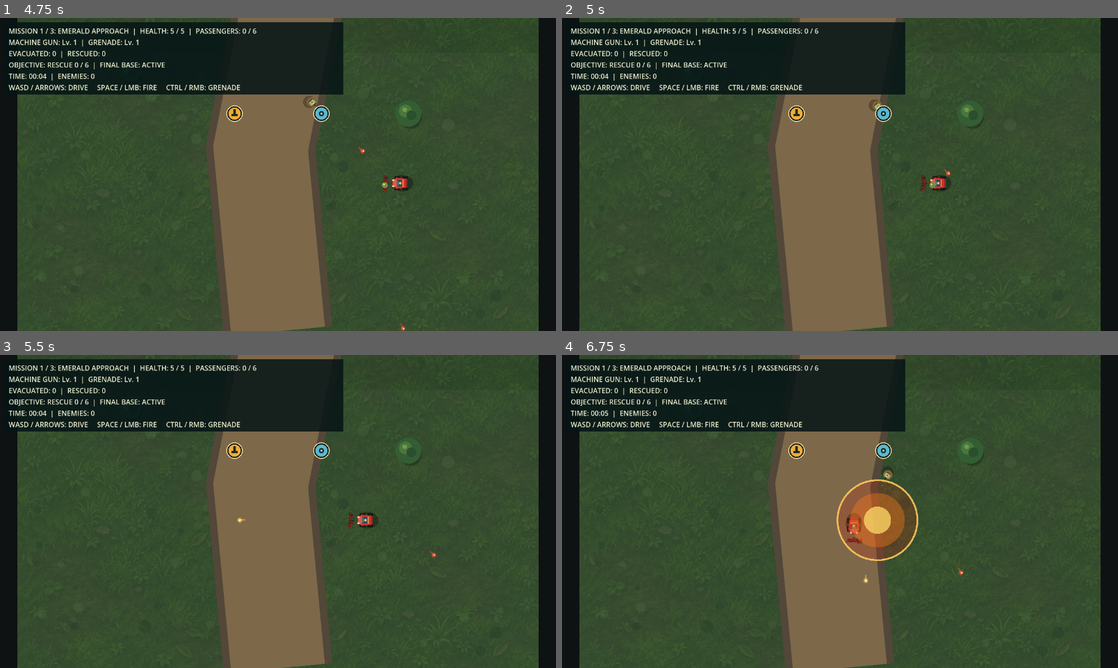
Above: before the commit, frames 1-4 (two rows, left to right).
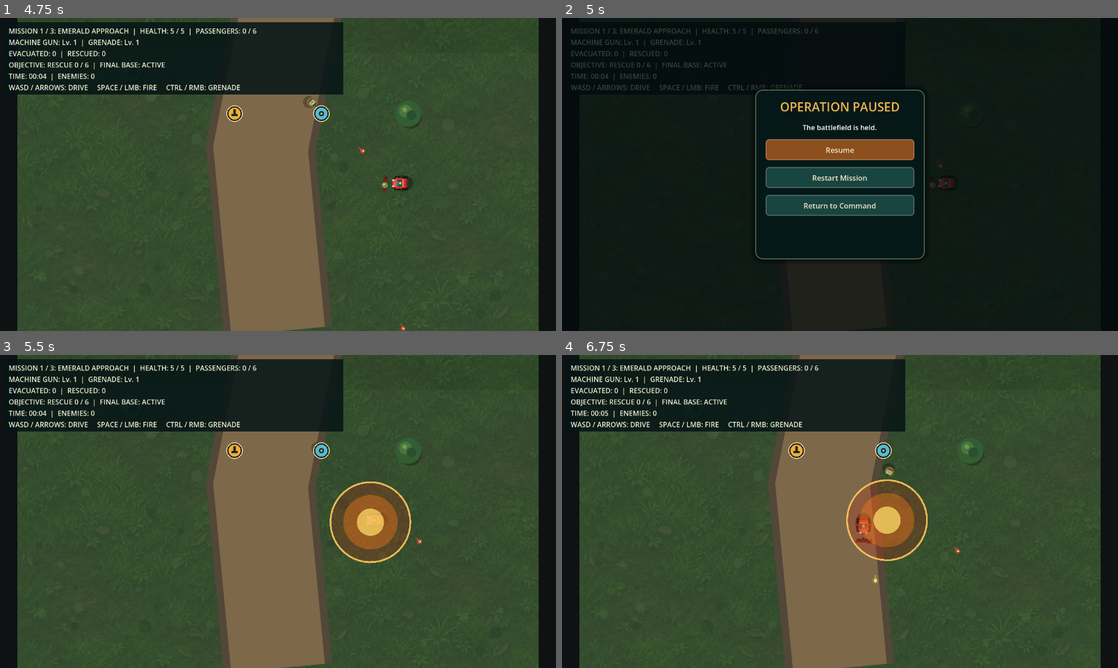
Above: after the commit, the same moments.

Repository: Brolton/Jackal-Squad
Game: Godot game, scene res://scenes/main.tscn
Two runs of this game, one before a commit and one after it. Both use one fixed random seed, a clock stepped at 60 frames per second and the inputs below.
Inputs (mouse positions are in pixels of both pictures, inside the frame that each line leads up to):
- Up to frame 1 (4.75 s): click "Play Solo" at 0.5 s; tap Enter at 1.25 s; move the mouse to (400, 158) at 1.27 s; hold D (move_right) 1.28-2.03 s; hold Space (fire_primary) 1.28-2.03 s; click (400, 158) at 1.42 s; move the mouse to (166, 190) at 2.02 s; hold S (move_down) 2.03-2.78 s; right-click (166, 190) at 2.1 s; move the mouse to (333, 105) at 2.77 s; hold D (move_right) 2.78-3.53 s; hold Ctrl 2.78-3.53 s; move the mouse to (250, 237) at 3.52 s; hold W (move_up) 3.53-4.28 s; tap Space (fire_primary) at 3.6 s; click (250, 237) at 3.67 s; move the mouse to (444, 221) at 4.27 s; hold A (move_left) from 4.28 s (still down); hold Right mouse button (fire_secondary) from 4.28 s (still down)
- Up to frame 2 (5 s): keep holding A (move_left); keep holding Right mouse button (fire_secondary); tap Escape (ui_cancel) at 4.9 s
- Up to frame 3 (5.5 s): release A (move_left) at 5 s; release Right mouse button (fire_secondary) at 5 s; click (278, 486) at 5 s, where only the run after the commit has a clickable "Resume"
- Up to frame 4 (6.75 s): move the mouse to (673, 464) at 5.77 s; hold A (move_left) 5.78-6.53 s; tap Ctrl at 5.85 s; move the mouse to (867, 511) at 6.52 s; hold S (move_down) from 6.53 s (still down); hold Space (fire_primary) from 6.53 s (still down); click (867, 511) at 6.67 s

Frame 1 is identical in both runs. In frame 2, 82% of the frame differs, in the area x 1-97%, y 0-100%; in frame 3, 3.1%; in frame 4, 1.9%.

Commit message:
Polish combat hazards and campaign flow

Diff:
--- /dev/null
+++ b/scenes/mine_hazard.tscn
@@ -0,0 +1,12 @@
+[gd_scene load_steps=3 format=3]
+
+[ext_resource type="Script" path="res://scripts/mine_hazard.gd" id="1_mine"]
+
+[sub_resource type="CircleShape2D" id="CircleShape_mine"]
+radius = 26.0
+
+[node name="MineHazard" type="Area2D"]
+script = ExtResource("1_mine")
+
+[node name="CollisionShape2D" type="CollisionShape2D" parent="."]
+shape = SubResource("CircleShape_mine")
--- /dev/null
+++ b/scenes/pause_menu.tscn
@@ -0,0 +1,7 @@
+[gd_scene load_steps=2 format=3]
+
+[ext_resource type="Script" path="res://scripts/pause_menu.gd" id="1_pause"]
+
+[node name="PauseMenu" type="CanvasLayer"]
+layer = 20
+script = ExtResource("1_pause")
--- a/scripts/final_base.gd
+++ b/scripts/final_base.gd
@@ -1,9 +1,14 @@
 extends StaticBody2D
 
-const MAX_HEALTH := 30
+const BASE_HEALTH := 30
 
-var health := MAX_HEALTH
+var maximum_health := BASE_HEALTH
+var health := BASE_HEALTH
 var _destroyed := false
+
+func configure_coop_scaling(player_count: int) -> void:
+	maximum_health = BASE_HEALTH + maxi(0, player_count - 1) * 8
+	health = maximum_health
 
 func _ready() -> void:
 	collision_layer = 4
@@ -28,7 +33,7 @@
 func rpc_receive_health(current_health: int) -> void:
 	if NetworkSession.is_host or _destroyed:
 		return
-	health = clampi(current_health, 0, MAX_HEALTH)
+	health = clampi(current_health, 0, maximum_health)
 	queue_redraw()
 
 @rpc("authority", "call_remote", "reliable")
@@ -59,6 +64,6 @@
 	draw_line(Vector2(-84.0, -40.0), Vector2(84.0, -40.0), Color(0.71, 0.63, 0.38), 3.0)
 	draw_rect(Rect2(-70.0, -54.0, 140.0, 7.0), Color(0.10, 0.11, 0.10))
 	draw_rect(
-		Rect2(-68.0, -52.0, 136.0 * float(health) / float(MAX_HEALTH), 3.0),
+		Rect2(-68.0, -52.0, 136.0 * float(health) / float(maximum_health), 3.0),
 		Color(0.82, 0.30, 0.20)
 	)
--- a/scripts/infantry.gd
+++ b/scripts/infantry.gd
@@ -19,6 +19,8 @@
 var _target_position := Vector2.ZERO
 var _target_rotation := 0.0
 var _has_authoritative_state := false
+var coop_player_count := 1
+var _hit_flash := 0.0
 
 func configure_enemy(kind: int) -> void:
 	enemy_type = clampi(kind, EnemyType.INFANTRY, EnemyType.BOAT)
@@ -56,6 +58,13 @@
 			projectile_damage = 1
 			projectile_speed = 300.0
 
+func apply_coop_scaling(player_count: int) -> void:
+	coop_player_count = clampi(player_count, 1, 4)
+	if coop_player_count <= 1:
+		return
+	maximum_health += ceili(float(maximum_health) * 0.22 * float(coop_player_count - 1))
+	fire_interval = maxf(0.65, fire_interval * (1.0 - 0.06 * float(coop_player_count - 1)))
+
 func _ready() -> void:
 	motion_mode = CharacterBody2D.MOTION_MODE_FLOATING
 	collision_layer = 4
@@ -64,6 +73,9 @@
 	add_to_group("enemies")
 
 func _physics_process(delta: float) -> void:
+	if _hit_flash > 0.0:
+		_hit_flash = maxf(0.0, _hit_flash - delta)
+		queue_redraw()
 	if NetworkSession.is_networked and not multiplayer.is_server():
 		if _has_authoritative_state:
 			var weight := minf(1.0, delta * 12.0)
@@ -101,6 +113,7 @@
 	if NetworkSession.is_networked and not multiplayer.is_server():
 		return
 	health = maxi(health - amount, 0)
+	_hit_flash = 0.10
 	queue_redraw()
 	if health == 0:
 		NetworkSession.record_enemy_destroyed(attacker_peer_id)
@@ -168,6 +181,8 @@
 	)
 
 func _draw() -> void:
+	if _hit_flash > 0.0:
+		draw_circle(Vector2.ZERO, 25.0, Color(1.0, 0.84, 0.45, 0.38))
 	draw_circle(Vector2(4.0, 6.0), 14.0 if enemy_type != EnemyType.TANK else 22.0, Color(0.0, 0.0, 0.0, 0.28))
 	match enemy_type:
 		EnemyType.TURRET:
--- a/scripts/level.gd
+++ b/scripts/level.gd
@@ -11,6 +11,8 @@
 const EXTRACTION_ZONE_SCENE := preload("res://scenes/extraction_zone.tscn")
 const FINAL_BASE_SCENE := preload("res://scenes/final_base.tscn")
 const GROUND_TEXTURE := preload("res://assets/art/jungle_ground.png")
+const MINE_HAZARD_SCENE := preload("res://scenes/mine_hazard.tscn")
+const PAUSE_MENU_SCENE := preload("res://scenes/pause_menu.tscn")
 
 var map_size := Vector2(1200.0, 3200.0)
 var _layout: Dictionary = {}
@@ -22,9 +24,11 @@
 	queue_redraw()
 	_create_map_collisions()
 	_create_obstacles()
+	_create_hazards()
 	_create_players_and_enemies()
 	_create_rescue_objects()
 	_create_final_base()
+	add_child(PAUSE_MENU_SCENE.instantiate())
 	NetworkSession.player_left.connect(_on_player_left)
 
 func _draw() -> void:
@@ -87,6 +91,13 @@
 		obstacle.position = placement["position"]
 		add_child(obstacle)
 
+func _create_hazards() -> void:
+	for index in range(_layout["hazards"].size()):
+		var mine := MINE_HAZARD_SCENE.instantiate()
+		mine.name = "Mine%02d" % (index + 1)
+		mine.position = _layout["hazards"][index]
+		add_child(mine)
+
 func _create_players_and_enemies() -> void:
 	var profiles := NetworkSession.players.duplicate(true)
 	if profiles.is_empty():
@@ -94,6 +105,7 @@
 	var peer_ids: Array = profiles.keys()
 	peer_ids.sort()
 	var local_player: Node
+	var player_count := profiles.size()
 	for peer_id in peer_ids:
 		var profile: Dictionary = profiles[peer_id]
 		var slot := int(profile["slot"])
@@ -110,12 +122,14 @@
 	for index in range(infantry_positions.size()):
 		var enemy := INFANTRY_SCENE.instantiate()
 		enemy.name = "Infantry%02d" % (index + 1)
+		enemy.apply_coop_scaling(player_count)
 		enemy.position = infantry_positions[index]
 		add_child(enemy)
 	for placement: Dictionary in _layout["heavy_enemies"]:
 		var enemy := INFANTRY_SCENE.instantiate()
 		enemy.name = placement["name"]
 		enemy.configure_enemy(int(placement["type"]))
+		enemy.apply_coop_scaling(player_count)
 		enemy.position = placement["position"]
 		add_child(enemy)
 
@@ -156,6 +170,7 @@
 func _create_final_base() -> void:
 	var final_base := FINAL_BASE_SCENE.instantiate()
 	final_base.name = "FinalBase"
+	final_base.configure_coop_scaling(maxi(1, NetworkSession.players.size()))
 	final_base.position = _layout["base"]
 	add_child(final_base)
 
--- a/scripts/level_layouts.gd
+++ b/scripts/level_layouts.gd
@@ -34,6 +34,7 @@
 		"rescues": [Vector2(470, 2330), Vector2(760, 1150)],
 		"extraction": Vector2(600, 220), "base": Vector2(600, 82),
 		"upgrades": [{"type": &"primary", "position": Vector2(500, 2700)}, {"type": &"secondary", "position": Vector2(700, 2700)}],
+		"hazards": [Vector2(430, 2460), Vector2(770, 2120), Vector2(460, 1020), Vector2(750, 740)],
 	}
 
 static func _flooded_delta() -> Dictionary:
@@ -61,6 +62,7 @@
 		"rescues": [Vector2(1080, 3020), Vector2(310, 1780)],
 		"extraction": Vector2(700, 250), "base": Vector2(700, 92),
 		"upgrades": [{"type": &"primary", "position": Vector2(420, 3260)}, {"type": &"secondary", "position": Vector2(1020, 2260)}, {"type": &"primary", "position": Vector2(650, 980)}],
+		"hazards": [Vector2(610, 3140), Vector2(890, 2820), Vector2(620, 2290), Vector2(940, 1880), Vector2(530, 1040), Vector2(840, 650)],
 	}
 
 static func _iron_highlands() -> Dictionary:
@@ -90,6 +92,7 @@
 		"rescues": [Vector2(1240, 2920), Vector2(350, 1180)],
 		"extraction": Vector2(800, 260), "base": Vector2(800, 96),
 		"upgrades": [{"type": &"secondary", "position": Vector2(1180, 3650)}, {"type": &"primary", "position": Vector2(390, 2200)}, {"type": &"secondary", "position": Vector2(1180, 1500)}, {"type": &"primary", "position": Vector2(700, 620)}],
+		"hazards": [Vector2(930, 3540), Vector2(650, 3270), Vector2(980, 2810), Vector2(610, 2430), Vector2(950, 2010), Vector2(650, 1580), Vector2(940, 1080), Vector2(680, 620)],
 	}
 
 static func _obstacles_level_one() -> Array[Dictionary]:
--- /dev/null
+++ b/scripts/mine_hazard.gd
@@ -0,0 +1,60 @@
+extends Area2D
+
+@export var damage := 2
+@export var trigger_radius := 26.0
+
+var _armed := true
+var _exploded := false
+var _effect_time := 0.32
+
+func _ready() -> void:
+	collision_layer = 0
+	collision_mask = 2
+	monitoring = not NetworkSession.is_networked or multiplayer.is_server()
+	body_entered.connect(_on_body_entered)
+	add_to_group("hazards")
+	queue_redraw()
+
+func _physics_process(delta: float) -> void:
+	if not _exploded:
+		return
+	_effect_time -= delta
+	queue_redraw()
+	if _effect_time <= 0.0:
+		queue_free()
+
+func _on_body_entered(body: Node2D) -> void:
+	if not _armed or not body.is_in_group("players"):
+		return
+	_trigger(body)
+
+func _trigger(body: Node2D = null) -> void:
+	if not _armed:
+		return
+	_armed = false
+	_exploded = true
+	monitoring = false
+	if body != null and body.has_method("take_damage"):
+		body.call("take_damage", damage)
+	if NetworkSession.is_networked and NetworkSession.is_host:
+		rpc("rpc_trigger_visual")
+	queue_redraw()
+
+@rpc("authority", "call_remote", "reliable")
+func rpc_trigger_visual() -> void:
+	if NetworkSession.is_host:
+		return
+	_trigger()
+
+func _draw() -> void:
+	if _exploded:
+		var progress := clampf(_effect_time / 0.32, 0.0, 1.0)
+		draw_circle(Vector2.ZERO, 70.0 * (1.0 - progress * 0.35), Color(1.0, 0.26, 0.06, progress * 0.45))
+		draw_circle(Vector2.ZERO, 34.0 * (1.0 - progress * 0.45), Color(1.0, 0.78, 0.24, progress * 0.82))
+		return
+	draw_circle(Vector2(3, 5), 13.0, Color(0, 0, 0, 0.32))
+	draw_circle(Vector2.ZERO, 11.0, Color(0.16, 0.20, 0.15))
+	draw_circle(Vector2.ZERO, 7.0, Color(0.37, 0.39, 0.27))
+	for angle in [0.0, PI * 0.5, PI, PI * 1.5]:
+		draw_line(Vector2.ZERO, Vector2.from_angle(angle) * 15.0, Color(0.22, 0.25, 0.19), 3.0)
+	draw_circle(Vector2.ZERO, 2.2, Color(0.92, 0.24, 0.12))
--- a/scripts/network_session.gd
+++ b/scripts/network_session.gd
@@ -142,6 +142,25 @@
 			rpc_id(peer_id, "rpc_advance_campaign", campaign_level_index, _get_mission_state())
 	return true
 
+func restart_current_mission() -> bool:
+	if is_networked and not is_host:
+		return false
+	_reset_rescue_score()
+	_start_mission()
+	game_start_requested.emit()
+	if is_host:
+		for peer_id in connected_peer_ids():
+			rpc_id(peer_id, "rpc_restart_mission", campaign_level_index, _get_mission_state())
+	return true
+
+@rpc("authority", "call_remote", "reliable")
+func rpc_restart_mission(level_index: int, mission_state: Dictionary) -> void:
+	if is_host:
+		return
+	campaign_level_index = clampi(level_index, 0, CampaignCatalog.count() - 1)
+	_apply_mission_state(mission_state)
+	game_start_requested.emit()
+
 @rpc("authority", "call_remote", "reliable")
 func rpc_advance_campaign(level_index: int, mission_state: Dictionary) -> void:
 	if is_host:
--- /dev/null
+++ b/scripts/pause_menu.gd
@@ -0,0 +1,74 @@
+extends CanvasLayer
+
+var _panel: PanelContainer
+var _status: Label
+
+func _ready() -> void:
+	process_mode = Node.PROCESS_MODE_ALWAYS
+	_build_ui()
+	visible = false
+
+func _unhandled_input(event: InputEvent) -> void:
+	if event.is_action_pressed("ui_cancel"):
+		_toggle_pause()
+		get_viewport().set_input_as_handled()
+
+func _build_ui() -> void:
+	var shade := ColorRect.new()
+	shade.color = Color(0.01, 0.04, 0.05, 0.76)
+	shade.set_anchors_and_offsets_preset(Control.PRESET_FULL_RECT)
+	add_child(shade)
+	var center := CenterContainer.new()
+	center.set_anchors_and_offsets_preset(Control.PRESET_FULL_RECT)
+	add_child(center)
+	_panel = PanelContainer.new()
+	_panel.name = "PausePanel"
+	_panel.custom_minimum_size = Vector2(390, 390)
+	_panel.add_theme_stylebox_override("panel", VisualTheme.panel_style(0.98, 16))
+	center.add_child(_panel)
+	var column := VBoxContainer.new()
+	column.add_theme_constant_override("separation", 16)
+	_panel.add_child(column)
+	var title := Label.new()
+	title.text = "OPERATION PAUSED"
+	title.horizontal_alignment = HORIZONTAL_ALIGNMENT_CENTER
+	title.add_theme_font_size_override("font_size", 28)
+	title.add_theme_color_override("font_color", VisualTheme.GOLD)
+	column.add_child(title)
+	_status = Label.new()
+	_status.text = "The battlefield is held." if not NetworkSession.is_networked else "Online simulation continues while this menu is open."
+	_status.horizontal_alignment = HORIZONTAL_ALIGNMENT_CENTER
+	_status.autowrap_mode = TextServer.AUTOWRAP_WORD_SMART
+	column.add_child(_status)
+	var resume := _make_button("Resume", "ResumeButton")
+	resume.pressed.connect(_toggle_pause)
+	column.add_child(resume)
+	var restart := _make_button("Restart Mission", "RestartButton")
+	restart.disabled = NetworkSession.is_networked and not NetworkSession.is_host
+	restart.pressed.connect(_restart_mission)
+	column.add_child(restart)
+	var command := _make_button("Return to Command", "CommandButton")
+	command.pressed.connect(_return_to_command)
+	column.add_child(command)
+
+func _make_button(label: String, node_name: String) -> Button:
+	var button := Button.new()
+	button.name = node_name
+	button.text = label
+	button.custom_minimum_size = Vector2(0, 48)
+	VisualTheme.decorate_button(button, label == "Resume")
+	return button
+
+func _toggle_pause() -> void:
+	visible = not visible
+	if not NetworkSession.is_networked:
+		get_tree().paused = visible
+
+func _restart_mission() -> void:
+	if NetworkSession.restart_current_mission():
+		get_tree().paused = false
+
+func _return_to_command() -> void:
+	get_tree().paused = false
+	NetworkSession.leave_lobby()
+	get_tree().change_scene_to_file(NetworkSession.MAIN_SCENE)
--- a/scripts/player_jeep.gd
+++ b/scripts/player_jeep.gd
@@ -47,6 +47,8 @@
 var _extraction_unload_timer := 0.0
 var _extraction_active := false
 var _respawning := false
+var _hit_flash := 0.0
+var _camera_trauma := 0.0
 
 @onready var _collision_shape: CollisionShape2D = $CollisionShape2D
 @onready var _camera: Camera2D = $Camera2D
@@ -79,6 +81,7 @@
 	health_changed.emit(health, maximum_health)
 
 func _physics_process(delta: float) -> void:
+	_update_feedback(delta)
 	if _respawning:
 		if NetworkSession.is_networked and multiplayer.is_server():
 			_broadcast_state(delta)
@@ -223,6 +226,9 @@
 	if NetworkSession.is_networked and not multiplayer.is_server():
 		return
 	health = maxi(health - amount, 0)
+	_hit_flash = 0.13
+	_camera_trauma = minf(1.0, _camera_trauma + 0.55)
+	queue_redraw()
 	health_changed.emit(health, maximum_health)
 	if health == 0:
 		_respawn()
@@ -337,7 +343,7 @@
 func _draw() -> void:
 	draw_ellipse_shadow(Vector2(0.0, 5.0), Vector2(19.0, 25.0), Color(0.0, 0.0, 0.0, 0.32))
 	var wheel := Color(0.09, 0.10, 0.09)
-	var body: Color = PLAYER_COLORS[color_slot]
+	var body: Color = Color(1.0, 0.92, 0.72) if _hit_flash > 0.0 else PLAYER_COLORS[color_slot]
 	draw_rect(Rect2(-16.0, -13.0, 6.0, 13.0), wheel)
 	draw_rect(Rect2(10.0, -13.0, 6.0, 13.0), wheel)
 	draw_rect(Rect2(-16.0, 5.0, 6.0, 13.0), wheel)
@@ -369,6 +375,17 @@
 		points.append(center + Vector2(cos(angle) * size.x, sin(angle) * size.y))
 	draw_colored_polygon(points, color)
 
+func _update_feedback(delta: float) -> void:
+	if _hit_flash > 0.0:
+		_hit_flash = maxf(0.0, _hit_flash - delta)
+		queue_redraw()
+	if _camera_trauma > 0.0 and _camera.enabled:
+		_camera_trauma = maxf(0.0, _camera_trauma - delta * 2.8)
+		var magnitude := 7.0 * _camera_trauma * _camera_trauma
+		_camera.offset = Vector2(randf_range(-magnitude, magnitude), randf_range(-magnitude, magnitude))
+	elif _camera.offset != Vector2.ZERO:
+		_camera.offset = Vector2.ZERO
+
 static func _install_input_actions() -> void:
 	_add_key_action("move_up", [KEY_W, KEY_UP])
 	_add_key_action("move_down", [KEY_S, KEY_DOWN])
--- /dev/null
+++ b/tests/test_gameplay_polish.gd
@@ -0,0 +1,60 @@
+extends SceneTree
+
+var _failures := 0
+
+func _initialize() -> void:
+	call_deferred("_run_tests")
+
+func _run_tests() -> void:
+	var session: Node = root.get_node("NetworkSession")
+	session.call("start_solo", "PolishTester", 0)
+	var game: Node = load("res://scenes/level_01.tscn").instantiate()
+	root.add_child(game)
+	current_scene = game
+	await process_frame
+
+	_check(get_nodes_in_group("hazards").size() == 4, "Emerald Approach contains a designed minefield")
+	var mine: Area2D = get_nodes_in_group("hazards")[0]
+	var player: CharacterBody2D = game.get_node("Player_1")
+	var health_before := int(player.get("health"))
+	mine.call("_trigger", player)
+	_check(int(player.get("health")) == health_before - 2, "A mine damages an authoritative player")
+	_check(bool(mine.get("_exploded")), "Triggered mines play their destruction state")
+	_check(float(player.get("_hit_flash")) > 0.0 and float(player.get("_camera_trauma")) > 0.0, "Player damage activates hit flash and camera feedback")
+
+	var enemy: CharacterBody2D = load("res://scenes/infantry.tscn").instantiate()
+	enemy.call("configure_enemy", 2)
+	var solo_health := int(enemy.get("maximum_health"))
+	enemy.call("apply_coop_scaling", 4)
+	_check(int(enemy.get("maximum_health")) > solo_health, "Enemy durability scales for a four-player squad")
+	_check(float(enemy.get("fire_interval")) < 1.8, "Co-op scaling also increases enemy pressure")
+	enemy.free()
+
+	var pause_menu: CanvasLayer = game.get_node("PauseMenu")
+	_check(pause_menu.find_child("ResumeButton", true, false) != null, "Pause menu offers resume")
+	_check(pause_menu.find_child("RestartButton", true, false) != null, "Pause menu offers mission restart")
+	_check(pause_menu.find_child("CommandButton", true, false) != null, "Pause menu offers return to command")
+	pause_menu.call("_toggle_pause")
+	_check(paused and pause_menu.visible, "Solo pause freezes the battlefield")
+	pause_menu.call("_toggle_pause")
+	_check(not paused and not pause_menu.visible, "Resume restores the battlefield")
+
+	session.set("mission_elapsed", 45.0)
+	_check(bool(session.call("restart_current_mission")), "Solo play can restart the current mission")
+	_check(int(session.get("campaign_level_index")) == 0 and float(session.get("mission_elapsed")) == 0.0, "Restart preserves mission selection and resets progress")
+
+	game.queue_free()
+	await process_frame
+	if _failures == 0:
+		print("Gameplay polish checks passed.")
+		quit()
+	else:
+		push_error("%d gameplay polish check(s) failed." % _failures)
+		quit(1)
+
+func _check(condition: bool, message: String) -> void:
+	if condition:
+		print("PASS: %s" % message)
+	else:
+		_failures += 1
+		push_error("FAIL: %s" % message)
Not shown, added: scripts/mine_hazard.gd.uid
Not shown, added: scripts/pause_menu.gd.uid
Not shown, added: tests/test_gameplay_polish.gd.uid
Not shown, changed: TASKS.md
Not shown, changed: TESTING.md
